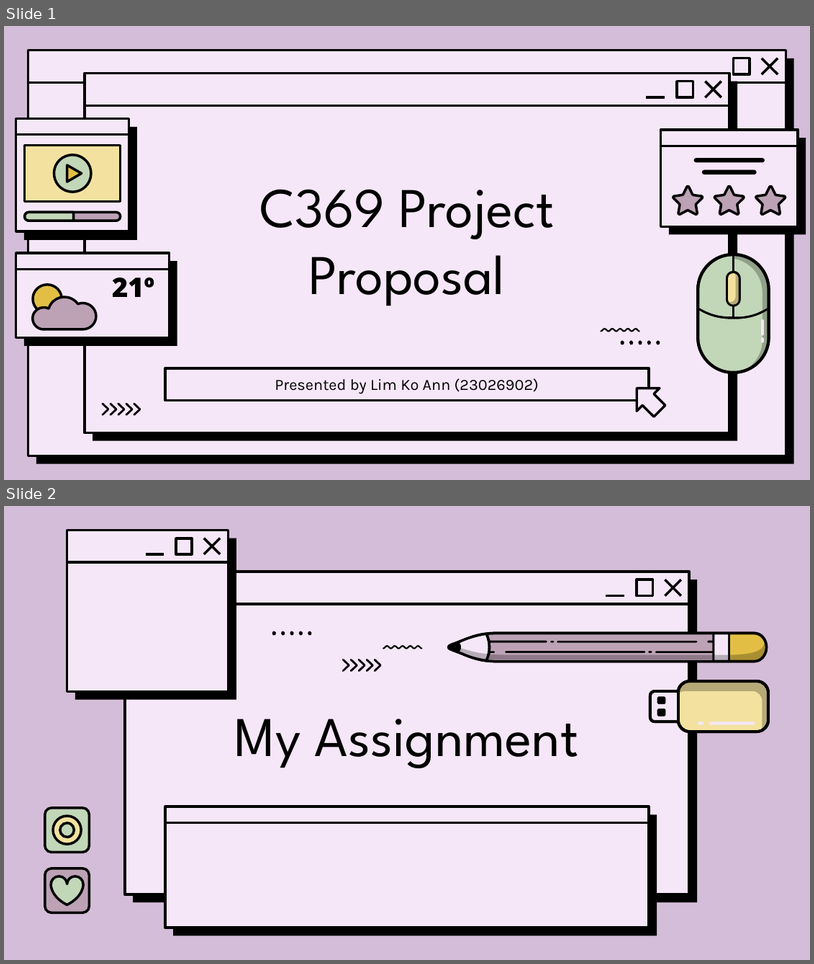
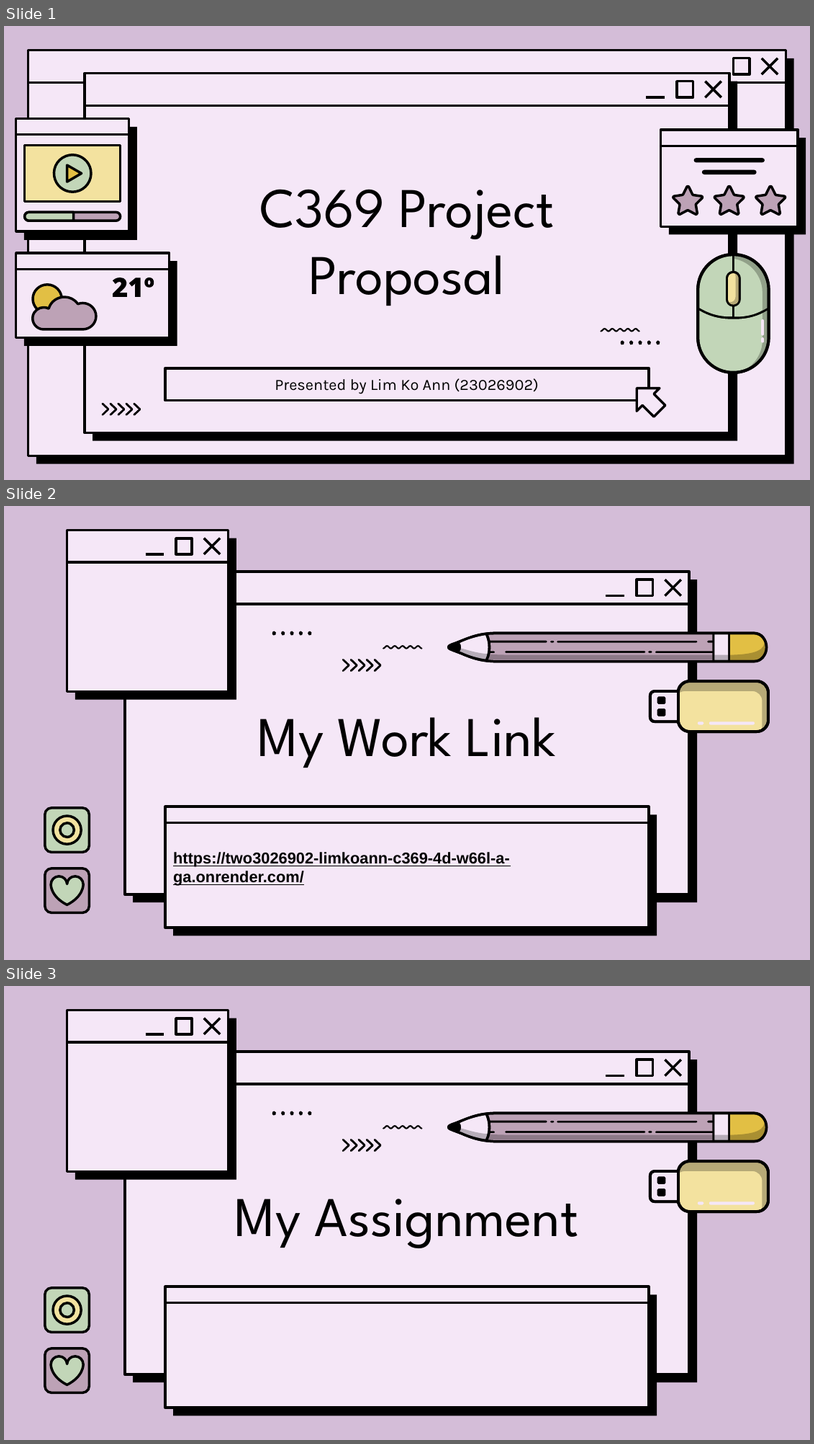
Before and after one commit to 23026902/23026902-LimKoAnn-C369-4D-W66L-A-GA, a slide deck: C369_GA Milestone 1 Submission_23026902_001.pptx. Shown one above the other, each under a label of ours: slides 1 and 2 before the commit, slides 1, 2 and 3 after it. The pictures are 814x964 and 814x1444 pixels, drawn with LibreOffice and Linux fonts; fonts in the diff are those of the drawing; background and template pictures are left out. Boxes give left, top, right and bottom in pixels: in the first picture for what was removed or moved away, otherwise in the second. Text is boxed around its words. In the diff, an @@ line names an element or a change of style, - is before the commit and + after.

```diff
--- a/C369_GA Milestone 1 Submission_23026902_001.pptx
+++ b/C369_GA Milestone 1 Submission_23026902_001.pptx
@@ slide 2 added at [4,506,810,960], background #D4BDD8; not listed: 7 template elements that a slide beside it also shows @@
@@ group added at [67,530,237,700]: 4 lines, 2 rounded rectangles, 1 rectangle @@
@@ freeform shape added at [273,631,313,636], fill #000000 @@
@@ freeform shape added at [382,645,422,649], fill #000000 @@
@@ group added at [447,632,769,662]: 12 freeform shapes @@
@@ freeform shape added at [342,658,382,672], fill #000000 @@
@@ group added at [649,680,770,733]: 6 freeform shapes @@
@@ title added at [257,717,556,768], 50 pt, text #000000 @@
+My Work Link
@@ rounded rectangle added at [45,808,90,852], fill #C2D6B8, outline #000000 2.25 pt @@
@@ rounded rectangle added at [165,807,649,928], fill #F5E7F7, outline #000000 2.25 pt, 14 pt, text #000000, bold, underline @@
+https://two3026902-limkoann-c369-4d-w66l-a-ga.onrender.com/
@@ donut added at [53,816,82,844], fill #F3E29F, outline #000000 2.25 pt @@
@@ line added from (165, 823) to (649, 823), #000000 2.25 pt @@
@@ rounded rectangle added at [173,815,657,936], fill #000000 @@
@@ rounded rectangle added at [45,868,90,912], fill #BDA2B6, outline #000000 2.25 pt @@
@@ freeform shape added at [50,876,84,904], fill #C2D6B8, outline #000000 2.25 pt @@
@@ what was slide 2 is now slide 3 @@
```
Also in this commit, not shown: 11 other files.
